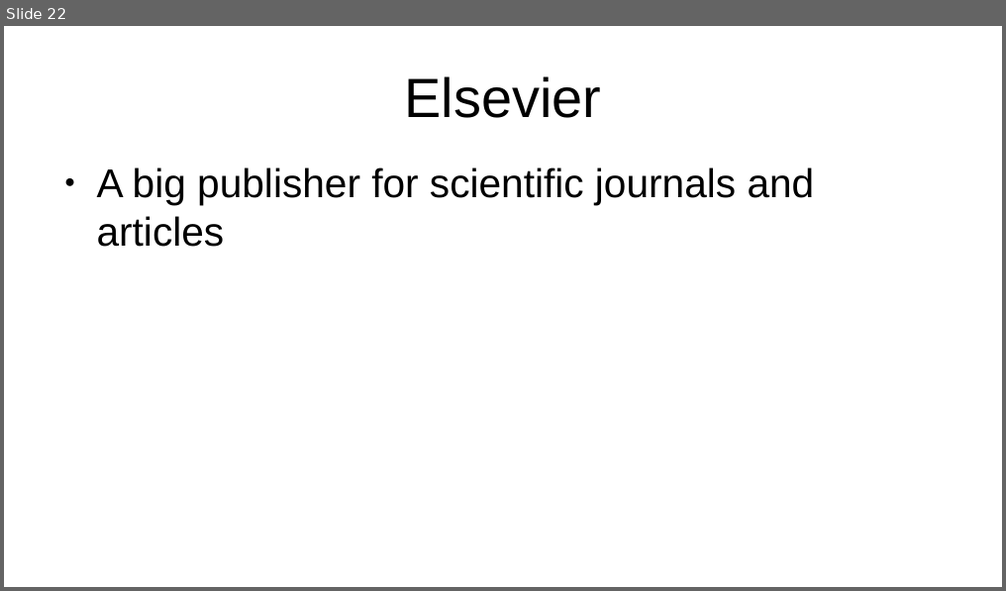
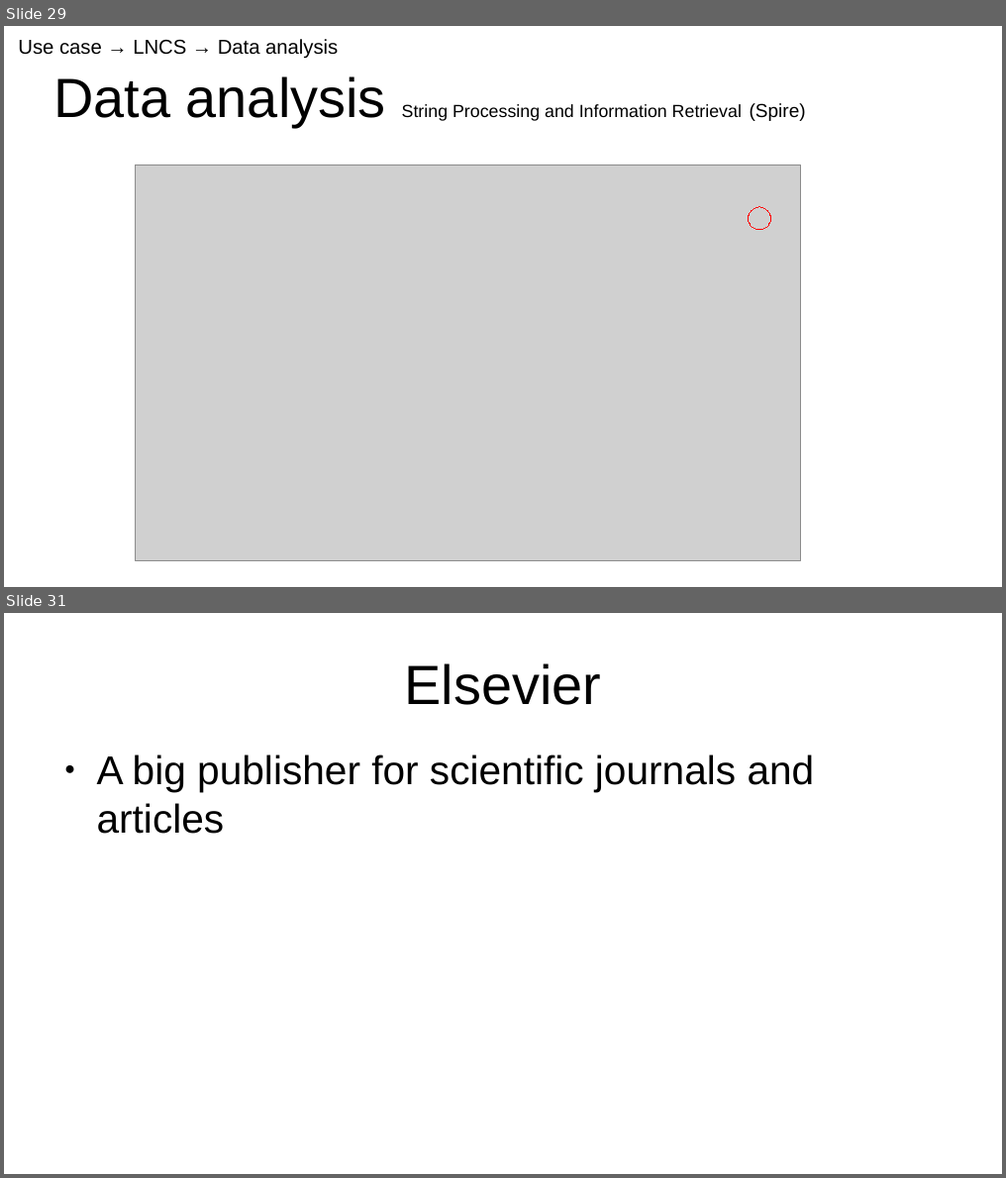
Before and after one commit to XibrenX/MasterThesis, a slide deck: slides/presentatie.odp. Shown one above the other, each under a label of ours: slide 22 before the commit, slides 29 and 31 after it; the slides between them are not shown. The pictures are 1006x591 and 1006x1178 pixels, drawn with LibreOffice and Linux fonts; fonts in the diff are those of the drawing; grey boxes stand for pictures. Boxes give left, top, right and bottom in pixels: in the first picture for what was removed or moved away, otherwise in the second. Text is boxed around its words. In the diff, an @@ line names an element or a change of style, - is before the commit and + after.

```diff
--- a/slides/presentatie.odp
+++ b/slides/presentatie.odp
@@ slide 29 added at [4, 26, 1002, 587], background #FFFFFF @@
@@ title added at [18, 39, 338, 59], 16 pt, text #000000 @@
+Use case → LNCS → Data analysis
@@ title added at [54, 76, 806, 127], 14 pt, text #000000 @@
+Data analysis String Processing and Information Retrieval (Spire)
@@ picture added at [135, 165, 801, 562] @@
@@ ellipse added at [748, 207, 771, 230], outline #FF0000 0 pt @@
@@ what was slide 22 is now slide 31 @@
```
Also in this commit, not shown: 7 slides changed, 9 other slides added, 1 slide removed, 12 other files.
